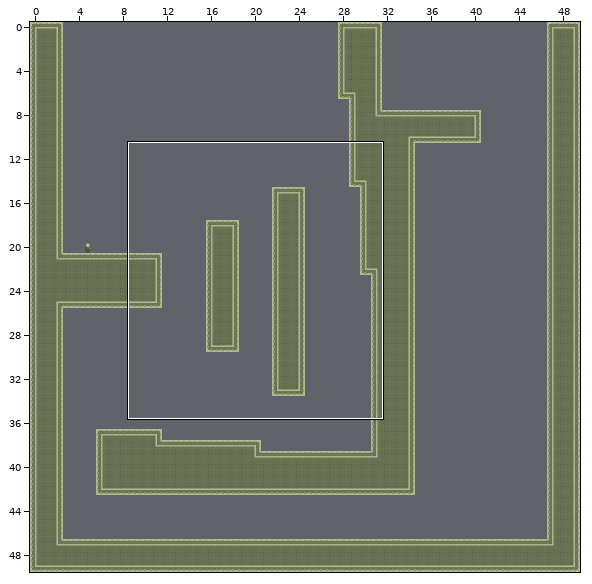
An edit to a level. Tiled map, SuperLemonadeFactory1989/SuperLemonadeFactory1989/Lemonade/levels/slf2/military/military_level1.tmx. The picture above shows the old version from afar; the outline marks the close-up.
Close-up. Before the edit:
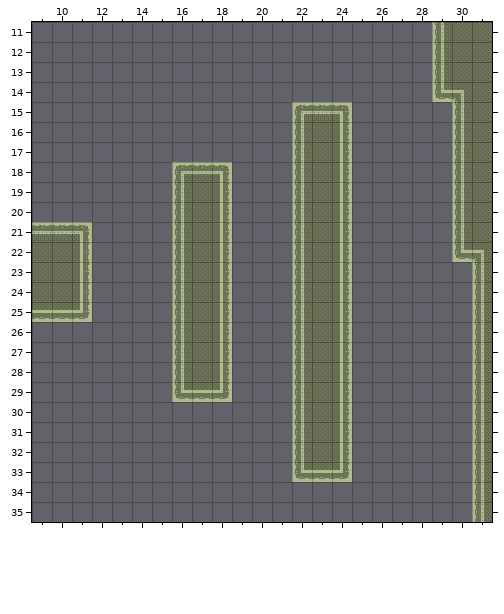
Cells are 20x20 px. Shown: x 9..31, y 11..35.
And afterwards:
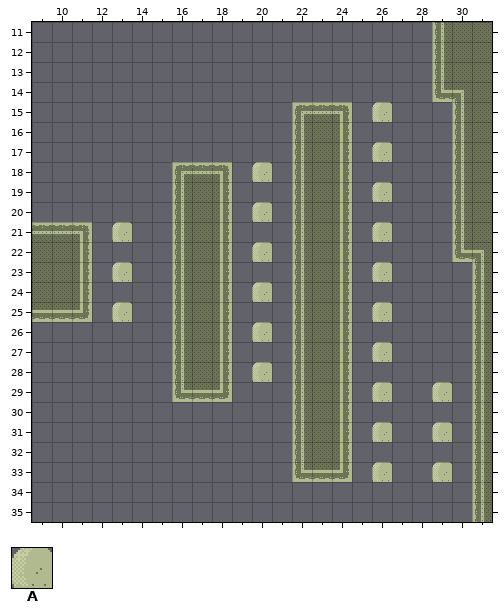
Key: from "tiles_military": A 389.
_ is an empty cell.
Diff:
Layer "bg":
y 15: x 26 _ -> A
y 17: x 26 _ -> A
y 18: x 20 _ -> A
y 19: x 26 _ -> A
y 20: x 20 _ -> A
y 21: x 13 _ -> A; x 26 _ -> A
y 22: x 20 _ -> A
y 23: x 13 _ -> A; x 26 _ -> A
y 24: x 20 _ -> A
y 25: x 13 _ -> A; x 26 _ -> A
y 26: x 20 _ -> A
y 27: x 26 _ -> A
y 28: x 20 _ -> A
y 29: x 26 _ -> A; x 29 _ -> A
y 31: x 26 _ -> A; x 29 _ -> A
y 33: x 26 _ -> A; x 29 _ -> A
